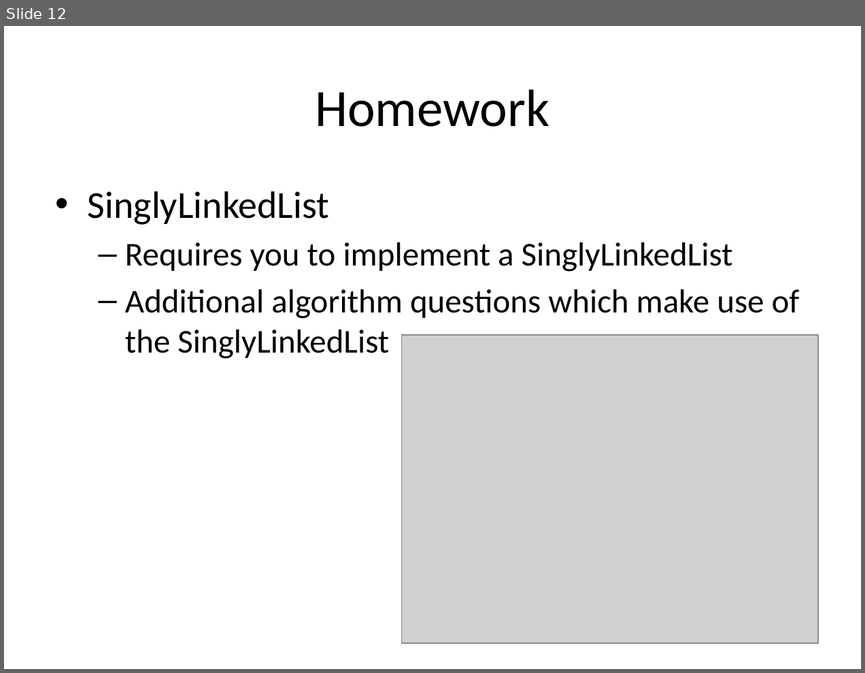
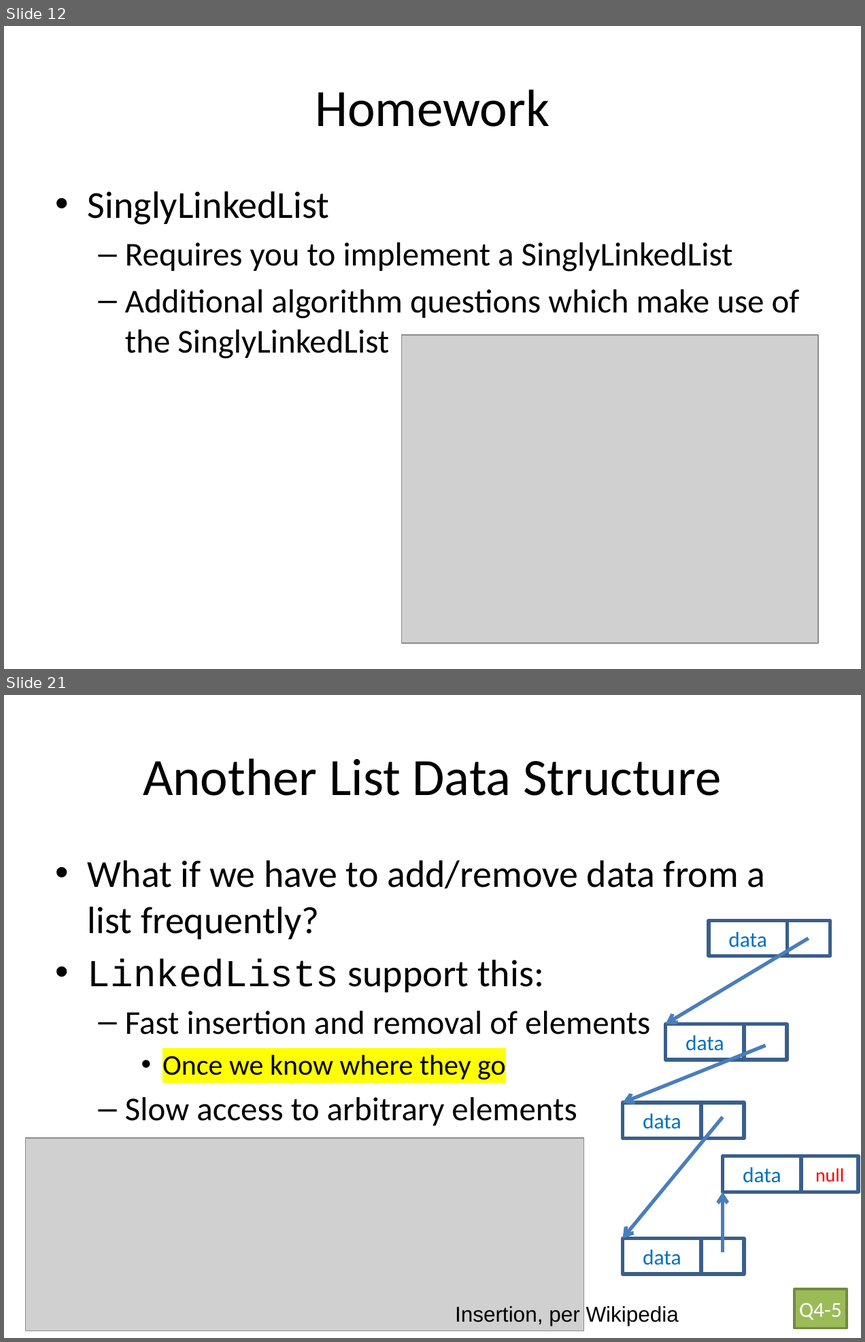
Before and after one commit to RHIT-CSSE/csse220, a slide deck: ClassMaterials/LinkedLists/Slides/LinkedLists.pptx. Shown one above the other, each under a label of ours: slide 12 before the commit, slides 12 and 21 after it; the slides between them are not shown. The pictures are 865x673 and 865x1342 pixels, drawn with LibreOffice and Linux fonts; fonts in the diff are those of the drawing; grey boxes stand for pictures. Boxes give left, top, right and bottom in pixels: in the first picture for what was removed or moved away, otherwise in the second. Text is boxed around its words. In the diff, an @@ line names an element or a change of style, - is before the commit and + after.

Commit message:
updated linked list slides

```diff
--- a/ClassMaterials/LinkedLists/Slides/LinkedLists.pptx
+++ b/ClassMaterials/LinkedLists/Slides/LinkedLists.pptx
@@ slide 21 added at <box>4,695,861,1338</box>, background #FFFFFF @@
@@ title added at <box>143,758,721,796</box>, 44 pt, text #000000 @@
+Another List Data Structure
@@ text added at <box>88,860,766,1125</box>, 32 pt, text #000000 @@
+• What if we have to add/remove data from a list frequently?
+• LinkedLists support this:
+  – Fast insertion and removal of elements
+    • Once we know where they go
+  – Slow access to arbitrary elements
@@ picture added at <box>26,1138,584,1331</box> @@
@@ group added at <box>623,920,858,1274</box>: 10 rectangles, 4 arrows @@
+data
+data
+data
+data
+data
+null
@@ text added at <box>455,1306,679,1325</box>, 18 pt, text #000000 @@
+Insertion, per Wikipedia
@@ rectangle added at <box>794,1289,847,1328</box>, fill #9BBB59, outline #738A42 2 pt, 18 pt, text #FFFFFF @@
+Q4-5
```
Also in this commit, not shown: 10 other slides added.
